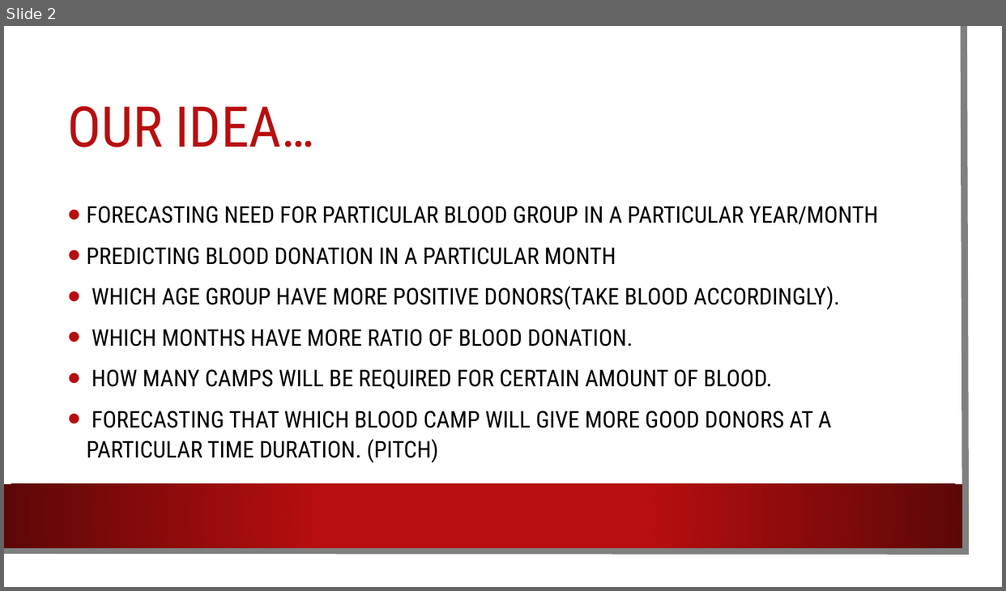
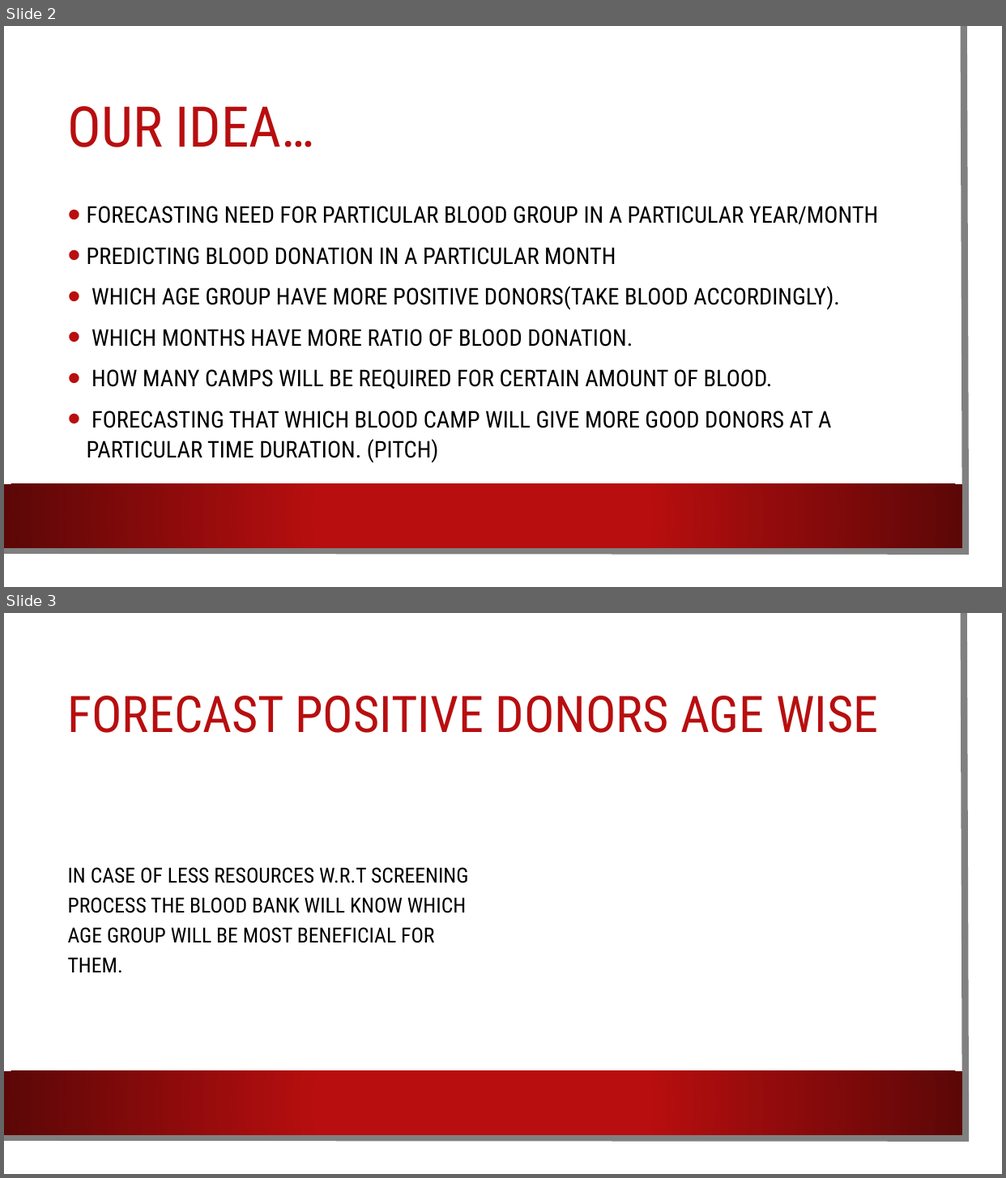
Before and after one commit to syedbilal5000/inqline, a slide deck: data_detective.pptx. Shown one above the other, each under a label of ours: slide 2 before the commit, slides 2 and 3 after it. The pictures are 1006x591 and 1006x1178 pixels, drawn with LibreOffice and Linux fonts; fonts in the diff are those of the drawing; background and template pictures are left out. Boxes give left, top, right and bottom in pixels: in the first picture for what was removed or moved away, otherwise in the second. Text is boxed around its words. In the diff, an @@ line names an element or a change of style, - is before the commit and + after.

```diff
--- a/data_detective.pptx
+++ b/data_detective.pptx
@@ slide 3 added at bbox=[4, 613, 1002, 1174], background picture (left out); not listed: 3 template elements that a slide beside it also shows @@
@@ title added at bbox=[68, 696, 878, 733], 48.6 pt, text #B80E0F @@
+FORECAST POSITIVE DONORS AGE WISE
@@ text added at bbox=[68, 867, 468, 973], 20 pt, text #000000 @@
+IN CASE OF LESS RESOURCES W.R.T SCREENING PROCESS THE BLOOD BANK WILL KNOW WHICH AGE GROUP WILL BE MOST BENEFICIAL FOR THEM.
```
Also in this commit, not shown: 1 other slide added.
